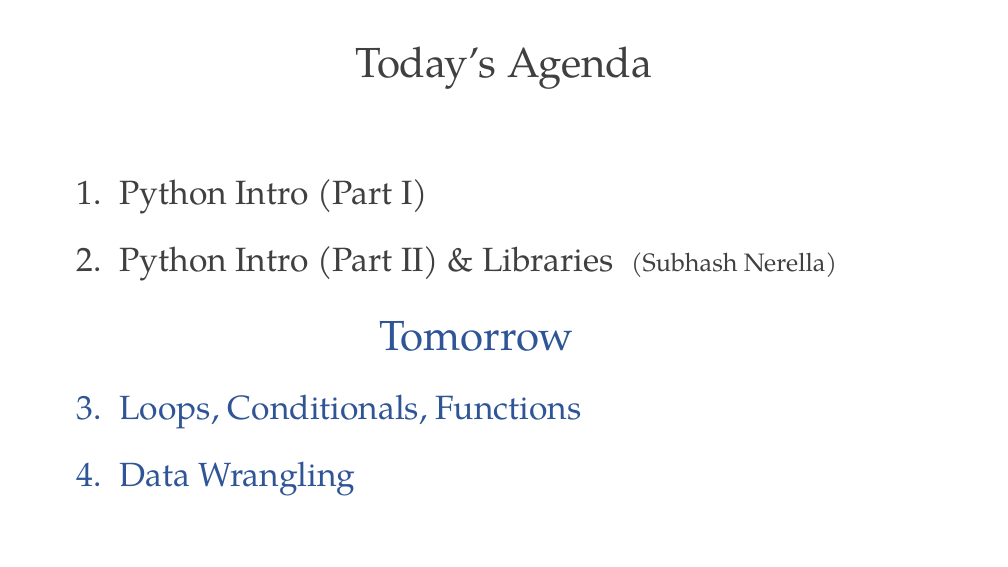
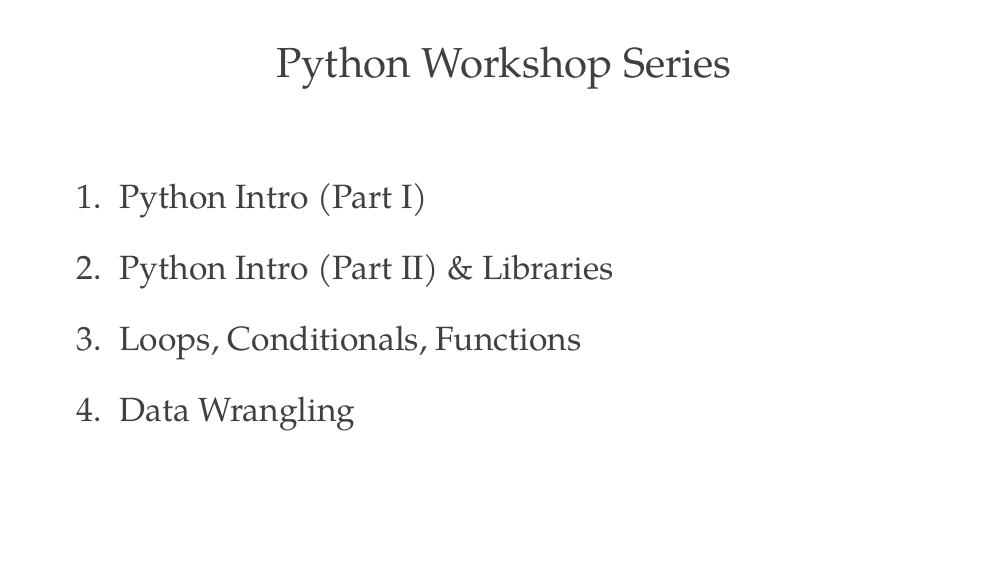
Before and after one commit to PracticumAI/python, a slide deck: slide 2 of presentations/01_py_intro.pptx (slide 4 before the commit). Drawn at 1008x567 pixels with LibreOffice and Linux fonts; fonts in the diff are those of the drawing. Boxes give left, top, right and bottom in pixels: in the first picture for what was removed or moved away, otherwise in the second. Text is boxed around its words. In the diff, an @@ line names an element or a change of style, - is before the commit and + after.

Commit message:
Updates for 09.27.22 workshop.

```diff
--- a/presentations/01_py_intro.pptx
+++ b/presentations/01_py_intro.pptx
@@ title at [276,46,732,89]: text changed @@
-Today’s Agenda
+Python Workshop Series
@@ text at [119,183,582,431]: text colour #2F5597 to #404040 in "Loops, Conditionals, Functions", "Data Wrangling"; line spacing 1.4 to 1.5 @@
@@ text at [119,254,614,289]: text changed @@
-2. Python Intro (Part II) & Libraries (Subhash Nerella)
-Tomorrow
+2. Python Intro (Part II) & Libraries
```
Also in this commit, not shown: 2 slides added, 3 slides removed, 2 other files.
